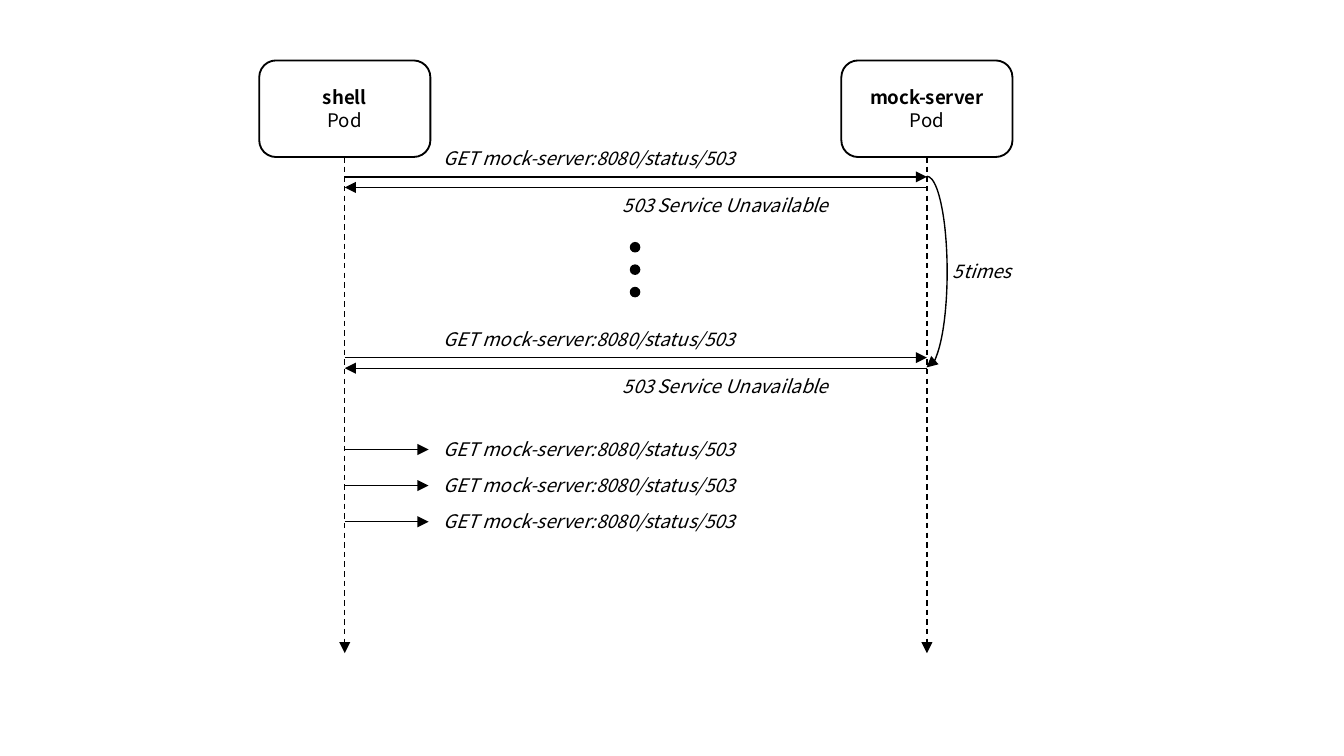
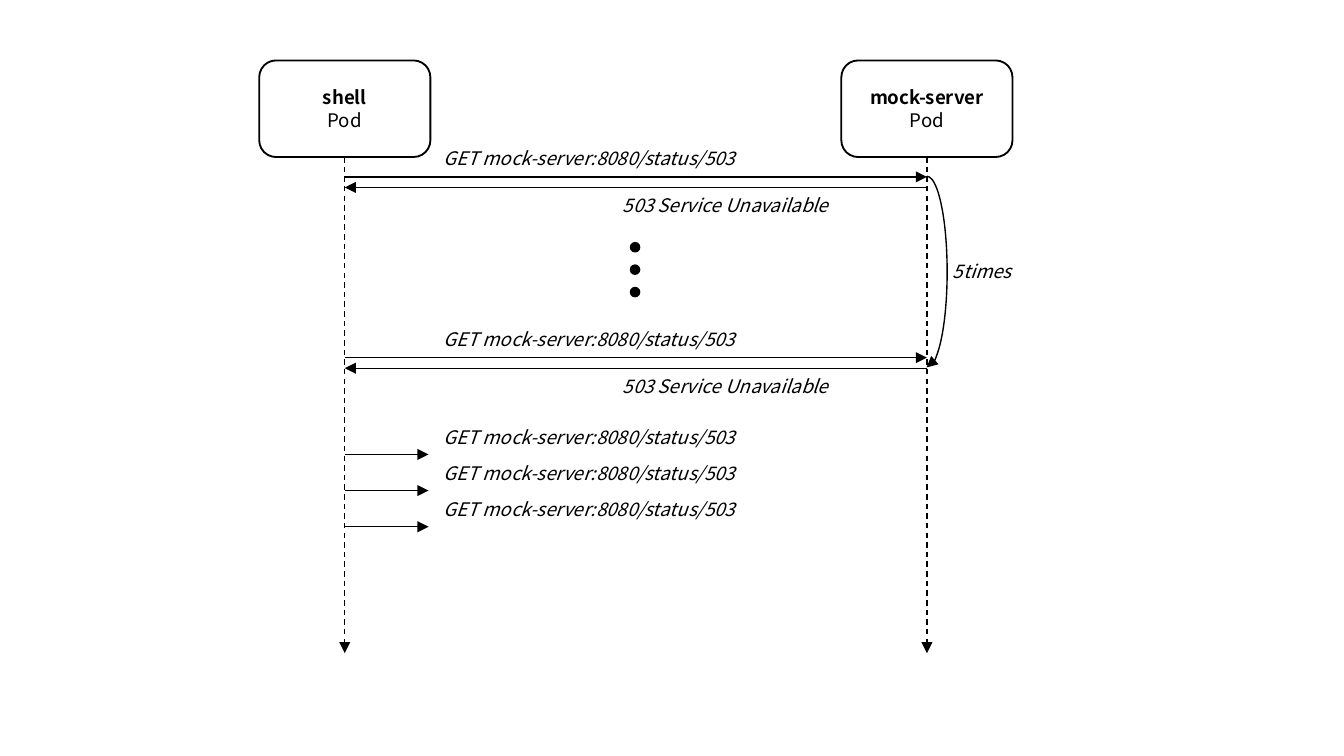
Before and after one commit to ssup2/blog-software, a slide deck: slide 8 of content/docs/theory-analysis/istio-sidecar-proxy-access-log/images/images.pptx. Drawn at 1344x756 pixels with LibreOffice and Linux fonts; fonts in the diff are those of the drawing. Boxes give left, top, right and bottom in pixels: in the first picture for what was removed or moved away, otherwise in the second. Text is boxed around its words. In the diff, an @@ line names an element or a change of style, - is before the commit and + after.

```diff
--- a/content/docs/theory-analysis/istio-sidecar-proxy-access-log/images/images.pptx
+++ b/content/docs/theory-analysis/istio-sidecar-proxy-access-log/images/images.pptx
@@ 3 texts: place and size @@
-3 texts at bbox=[444, 441, 735, 532]
+3 texts at bbox=[444, 429, 735, 520]
@@ 3 arrows: place and size @@
-3 arrows at bbox=[345, 449, 429, 521]
+3 arrows at bbox=[345, 454, 429, 527]
```
Also in this commit, not shown: 2 other slides changed, 2 slides added, 1 other file.
